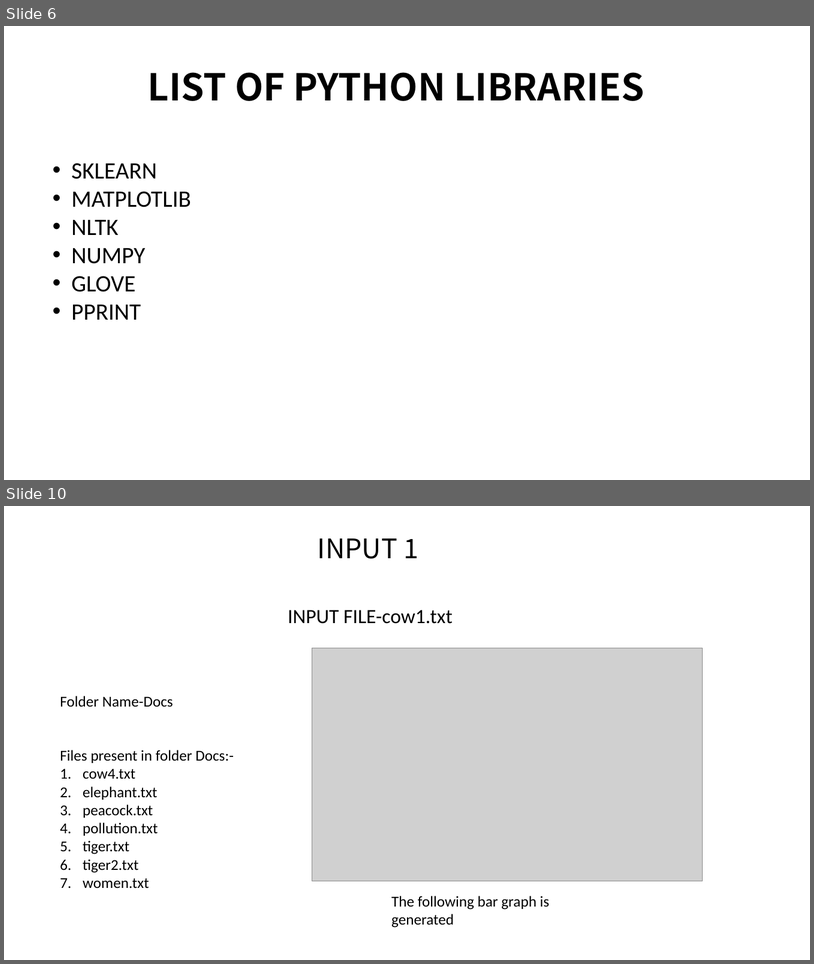
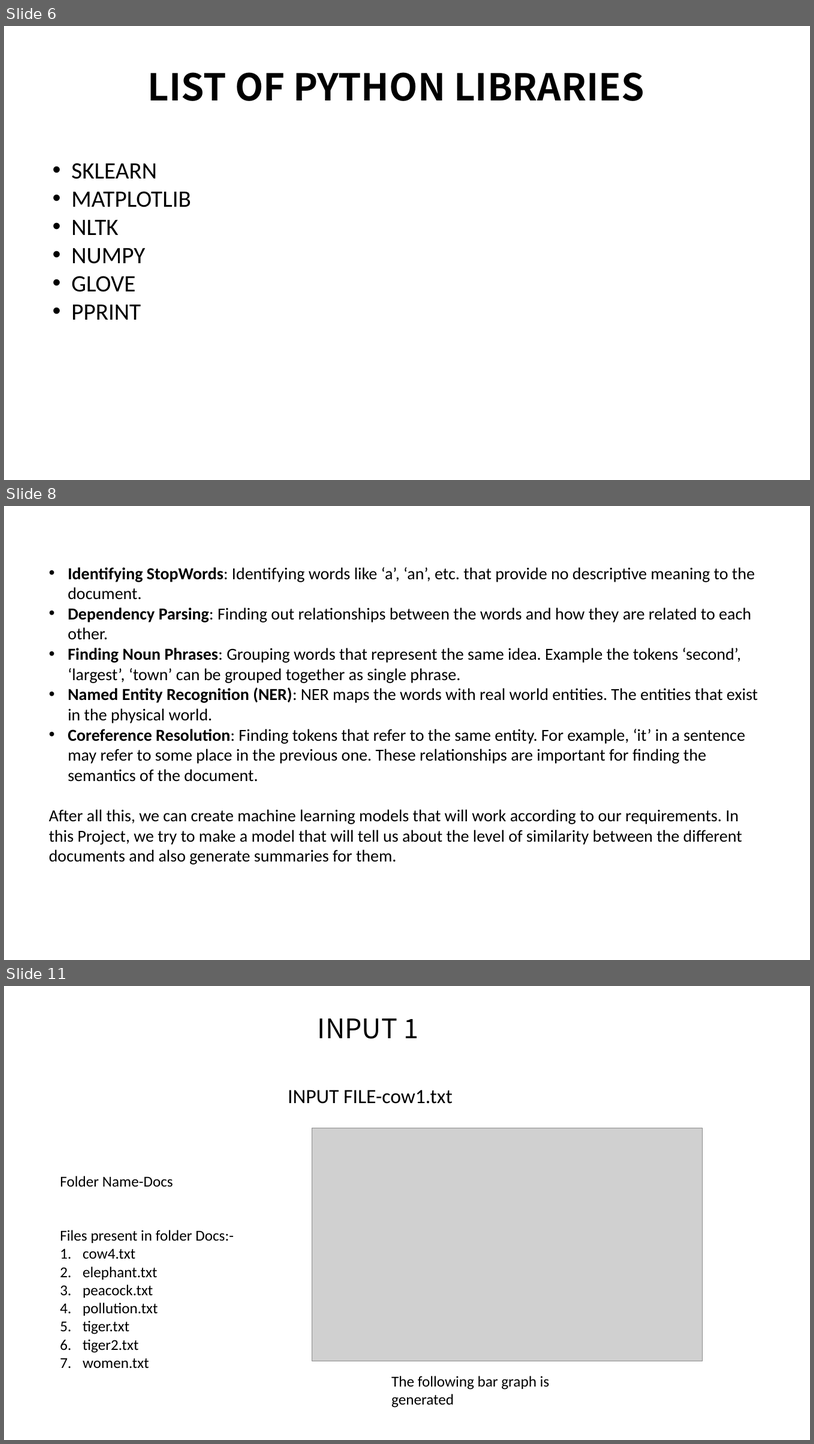
Before and after one commit to RiturajRoy/cte-repository, a slide deck: Final Project.pptx. Shown one above the other, each under a label of ours: slides 6 and 10 before the commit, slides 6, 8 and 11 after it; the slides between them are not shown. The pictures are 814x964 and 814x1444 pixels, drawn with LibreOffice and Linux fonts; fonts in the diff are those of the drawing; grey boxes stand for pictures. Boxes give left, top, right and bottom in pixels: in the first picture for what was removed or moved away, otherwise in the second. Text is boxed around its words. In the diff, an @@ line names an element or a change of style, - is before the commit and + after.

```diff
--- a/Final Project.pptx
+++ b/Final Project.pptx
@@ slide 8 added at (4, 506, 810, 960), background #FFFFFF @@
@@ text added at (49, 567, 758, 864), 20 pt, text #000000 @@
+• Identifying StopWords: Identifying words like ‘a’, ‘an’, etc. that provide no descriptive meaning to the document.
+• Dependency Parsing: Finding out relationships between the words and how they are related to each other.
+• Finding Noun Phrases: Grouping words that represent the same idea. Example the tokens ‘second’, ‘largest’, ‘town’ can be grouped together as single phrase.
+• Named Entity Recognition (NER): NER maps the words with real world entities. The entities that exist in the physical world.
+• Coreference Resolution: Finding tokens that refer to the same entity. For example, ‘it’ in a sentence may refer to some place in the previous one. These relationships are important for finding the semantics of the document.
+After all this, we can create machine learning models that will work according to our requirements. In this Project, we try to make a model that will tell us about the level of similarity between the different documents and also generate summaries for them.
@@ what was slide 10 is now slide 11 @@
```
Also in this commit, not shown: 4 slides changed, 1 other slide added, 1 slide removed.
